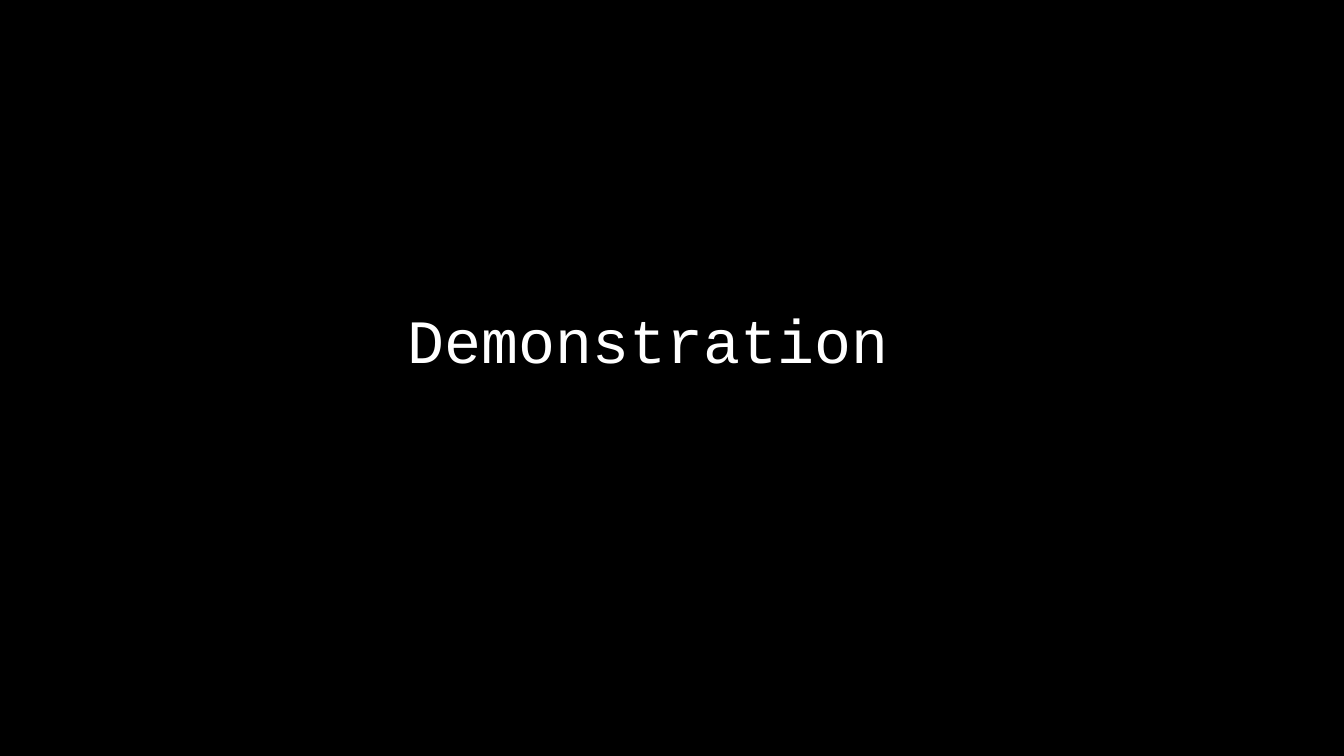
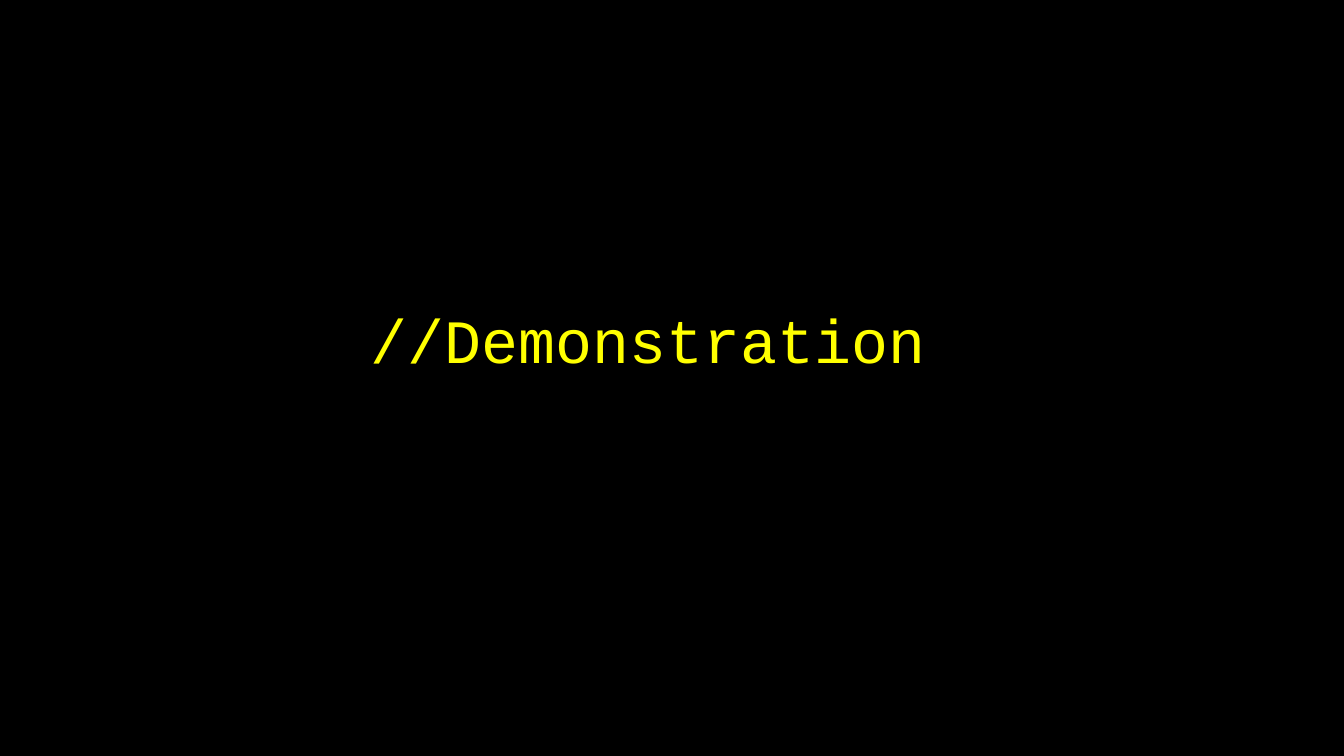
Before and after one commit to AlexanderPrendota/Schweizerische-Bundesbahnen, a slide deck: slide 9 of Project plan/The final All Hands Meeting.pptx (slide 8 before the commit). Drawn at 1344x756 pixels with LibreOffice and Linux fonts; fonts in the diff are those of the drawing. Boxes give left, top, right and bottom in pixels: in the first picture for what was removed or moved away, otherwise in the second. Text is boxed around its words. In the diff, an @@ line names an element or a change of style, - is before the commit and + after.

```diff
--- a/Project plan/The final All Hands Meeting.pptx
+++ b/Project plan/The final All Hands Meeting.pptx
@@ title at box(371, 319, 925, 364): text changed; text colour #FFFFFF to #FFFF00 @@
-Demonstration
+//Demonstration
```
Also in this commit, not shown: 3 other slides changed, 6 slides added, 4 slides removed, 5 other files.
